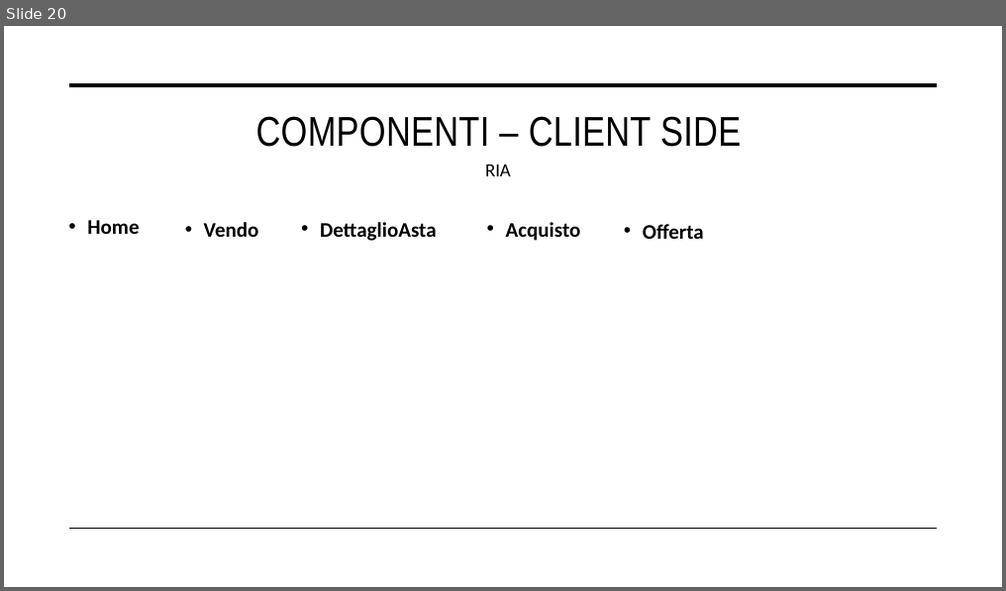
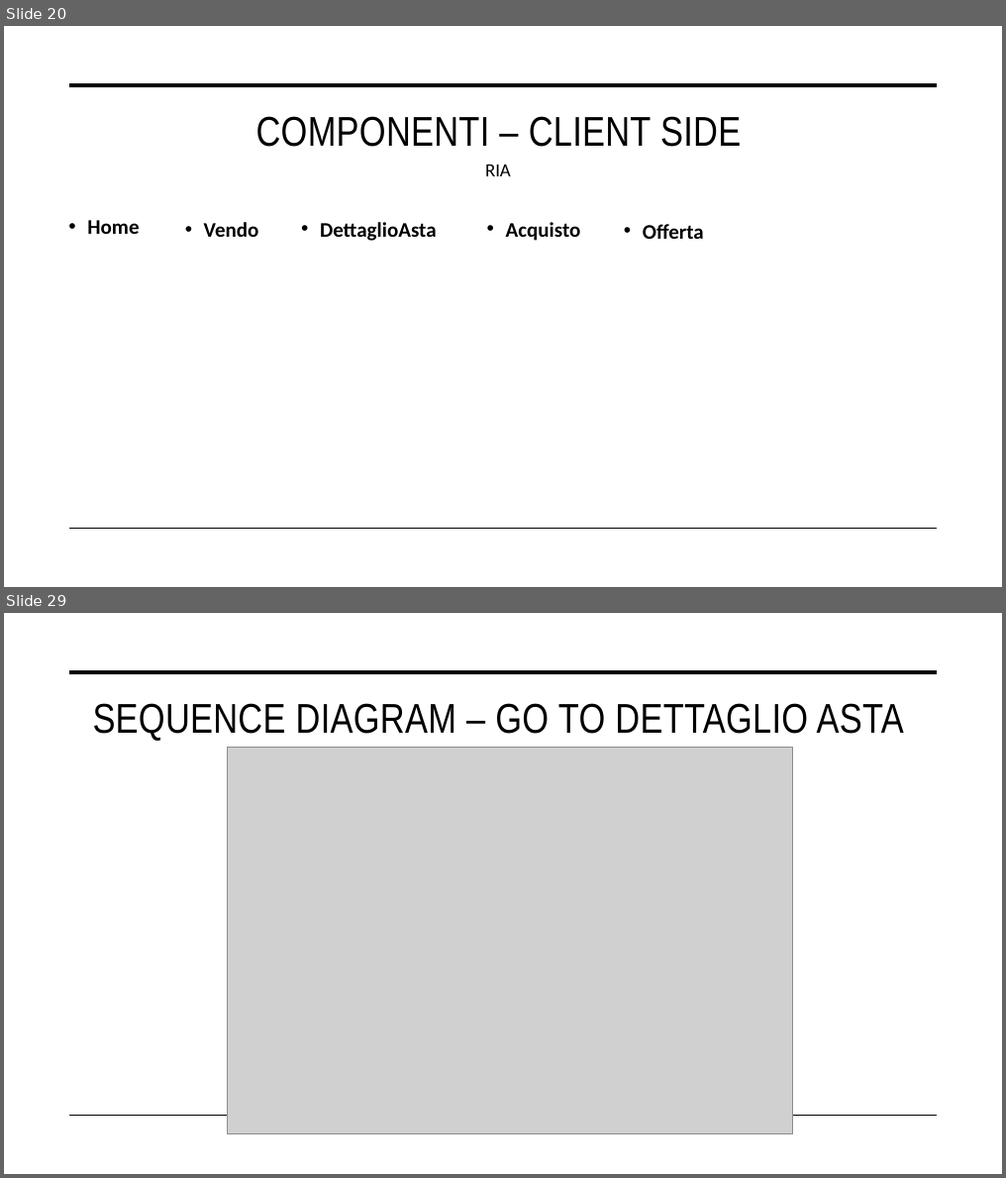
Before and after one commit to nicolospuri/AuctionSystem-Website, a slide deck: deliverables/PresentazioneProgettoTIW.pptx. Shown one above the other, each under a label of ours: slide 20 before the commit, slides 20 and 29 after it; the slides between them are not shown. The pictures are 1006x591 and 1006x1178 pixels, drawn with LibreOffice and Linux fonts; fonts in the diff are those of the drawing; grey boxes stand for pictures. Boxes give left, top, right and bottom in pixels: in the first picture for what was removed or moved away, otherwise in the second. Text is boxed around its words. In the diff, an @@ line names an element or a change of style, - is before the commit and + after.

Commit message:
powerpoint seq diagram + componenti client side (da rivedere)

```diff
--- a/deliverables/PresentazioneProgettoTIW.pptx
+++ b/deliverables/PresentazioneProgettoTIW.pptx
@@ slide 29 added at (x1=4, y1=613, x2=1002, y2=1174), background #FFFFFF; not listed: 2 template elements that a slide beside it also shows @@
@@ title added at (x1=93, y1=703, x2=904, y2=741), 40 pt, text #000000 @@
+SEQUENCE DIAGRAM – GO TO DETTAGLIO ASTA
@@ picture added at (x1=227, y1=748, x2=793, y2=1134) @@
```
Also in this commit, not shown: 23 other slides added.
